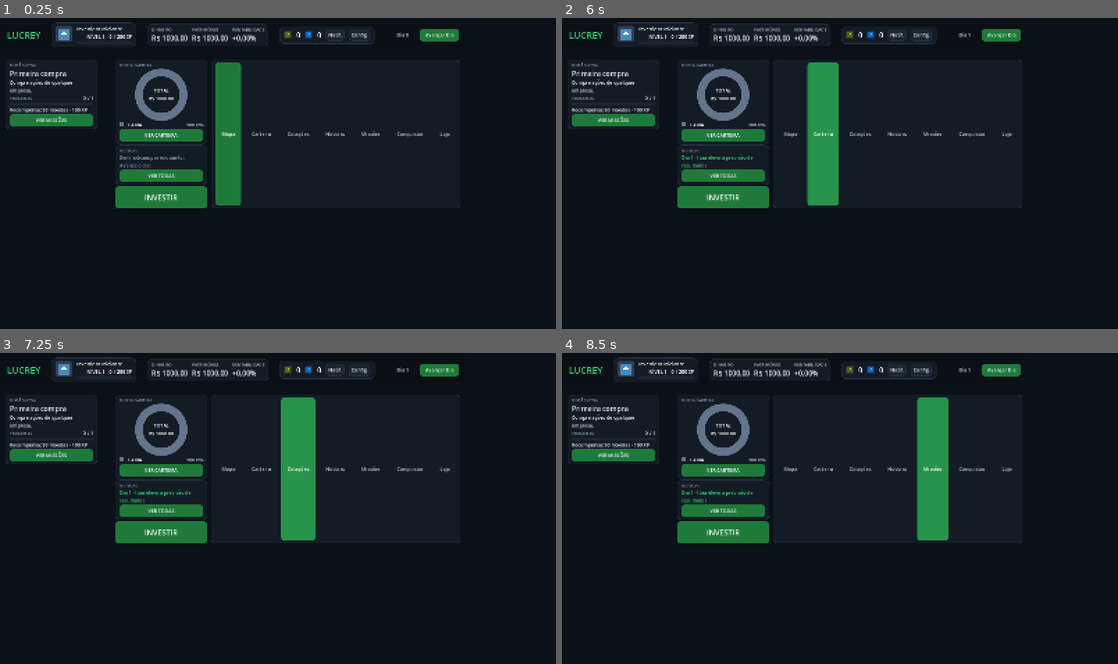
Above: before the commit, frames 1-4 (two rows, left to right).
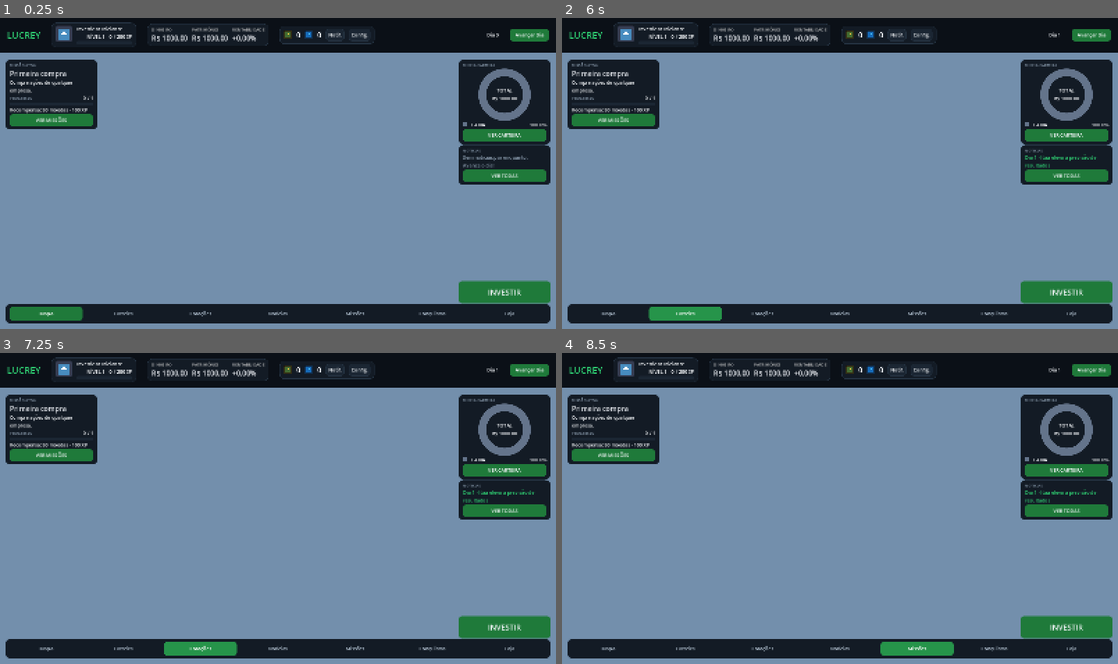
Above: after the commit, the same moments.

Repository: sofiabali/Lucrey
Game: Godot game, scene res://scenes/CenaInicial.tscn
Same seed, same stepped clock (60 frames per second), same inputs: the game is played once before the commit and once after it. The engine's default icon, where the game draws it, is replaced by a stand-in: a white triangle on a blue panel in a dark square.
Inputs:
- Up to frame 1 (0.25 s): no input
- Up to frame 2 (6 s): click "Notif." at 0.5 s; click "Avançar Dia" at 1.25 s; click "VER MISSÕES" at 2 s; click "VER CARTEIRA" at 2.75 s; click "VER TODAS" at 3.5 s; click "INVESTIR" at 4.25 s; click "Mapa" at 5 s; click "Carteira" at 5.75 s
- Up to frame 3 (7.25 s): click "Cotações" at 6.5 s
- Up to frame 4 (8.5 s): click "Notícias" at 7.25 s; click "Missões" at 8 s

The runs differ from the first frame. In frame 1, 76% of the frame differs, in the area x 0-100%, y 3-100%; in frame 2, 76%; in frame 3, 76%; in frame 4, 76%.

Commit message:
HUD finalizada (Primeira Parte)

Diff:
--- a/jogo/project.godot
+++ b/jogo/project.godot
@@ -69,4 +69,4 @@
 rendering_device/driver.windows="d3d12"
 renderer/rendering_method="gl_compatibility"
 renderer/rendering_method.mobile="gl_compatibility"
-environment/defaults/default_clear_color=Color(0.039215688, 0.06666667, 0.09411765, 1)
+environment/defaults/default_clear_color=Color(0.4509096, 0.562273, 0.6746862, 1)
--- a/jogo/scenes/hud.tscn
+++ b/jogo/scenes/hud.tscn
@@ -11,8 +11,11 @@
 script = ExtResource("1_047uy")
 
 [node name="Coluna" type="VBoxContainer" parent="." unique_id=1797660074]
-offset_right = 40.0
-offset_bottom = 40.0
+anchors_preset = 15
+anchor_right = 1.0
+anchor_bottom = 1.0
+grow_horizontal = 2
+grow_vertical = 2
 mouse_filter = 2
 
 [node name="BarraSuperior" type="PanelContainer" parent="Coluna" unique_id=1127181464]
@@ -220,6 +223,7 @@
 layout_mode = 2
 
 [node name="PainelMissao" parent="Coluna/Corpo/Conteudo/Meio/ColunaEsquerda" unique_id=2061540500 instance=ExtResource("3_5pdws")]
+layout_mode = 2
 
 [node name="Espaco" type="Control" parent="Coluna/Corpo/Conteudo/Meio" unique_id=1664524355]
 layout_mode = 2
@@ -230,8 +234,10 @@
 layout_mode = 2
 
 [node name="PainelCarteira" parent="Coluna/Corpo/Conteudo/Meio/ColunaDireita" unique_id=152426047 instance=ExtResource("4_hd3ao")]
+layout_mode = 2
 
 [node name="PainelNoticias" parent="Coluna/Corpo/Conteudo/Meio/ColunaDireita" unique_id=644515530 instance=ExtResource("5_0i1j5")]
+layout_mode = 2
 
 [node name="EspacoDireita" type="Control" parent="Coluna/Corpo/Conteudo/Meio/ColunaDireita" unique_id=15826102]
 layout_mode = 2
@@ -245,5 +251,6 @@
 theme_type_variation = &"BotaoGrande"
 text = "INVESTIR"
 
-[node name="BarraInferior" parent="Coluna/Corpo/Conteudo/Meio" unique_id=1289146083 instance=ExtResource("6_mphia")]
-unique_name_in_owner = true
+[node name="BarraInferior" parent="Coluna/Corpo/Conteudo" unique_id=1289146083 instance=ExtResource("6_mphia")]
+unique_name_in_owner = true
+layout_mode = 2
